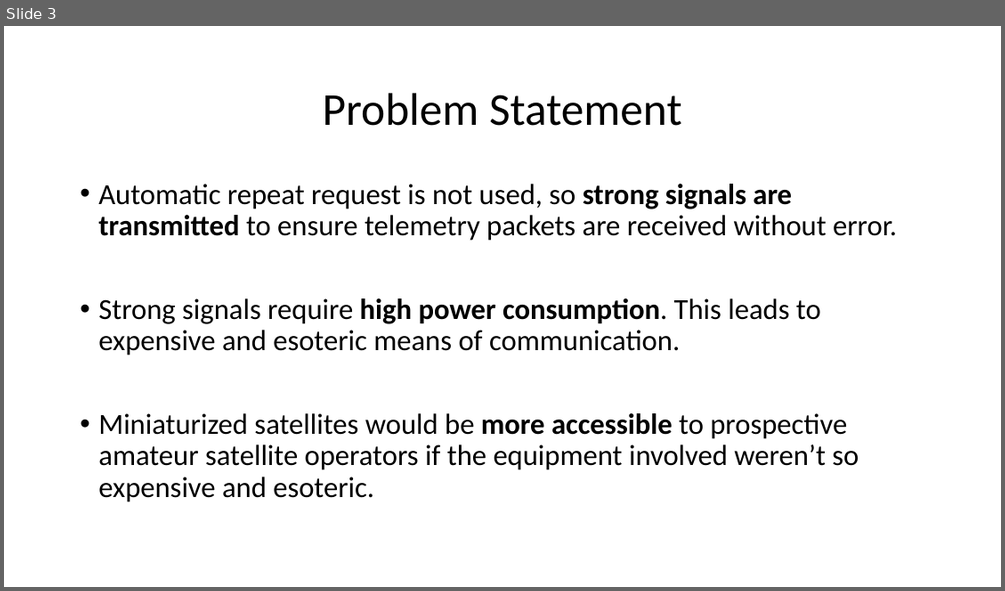
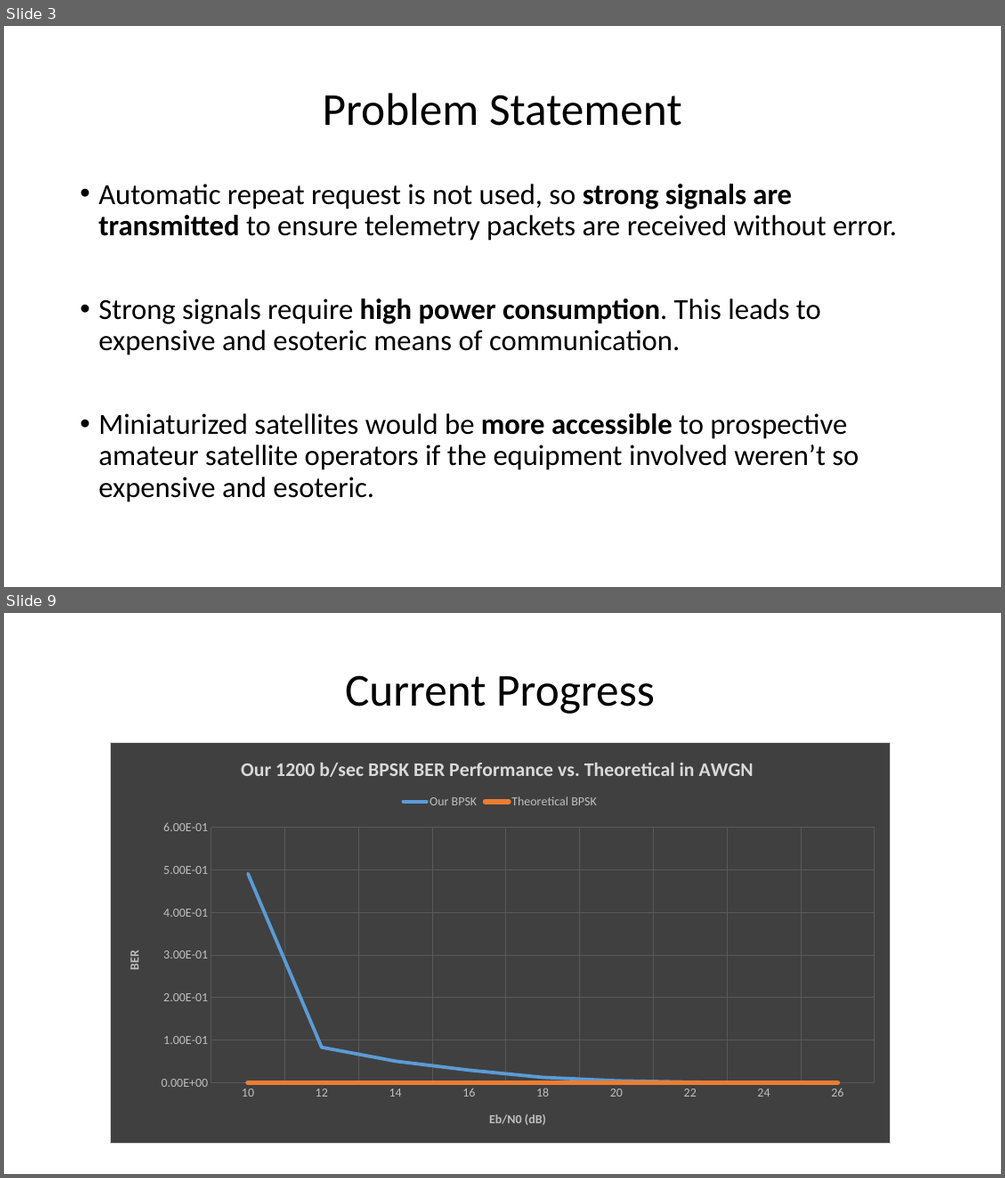
Before and after one commit to RadioInnovators/SD, a slide deck: Presentations/SD1/SD1_presentation.pptx. Shown one above the other, each under a label of ours: slide 3 before the commit, slides 3 and 9 after it; the slides between them are not shown. The pictures are 1005x591 and 1005x1178 pixels, drawn with LibreOffice and Linux fonts; fonts in the diff are those of the drawing. Boxes give left, top, right and bottom in pixels: in the first picture for what was removed or moved away, otherwise in the second. Text is boxed around its words. In the diff, an @@ line names an element or a change of style, - is before the commit and + after.

```diff
--- a/Presentations/SD1/SD1_presentation.pptx
+++ b/Presentations/SD1/SD1_presentation.pptx
@@ slide 9 added at bbox=[4, 613, 1001, 1174], background #FFFFFF @@
@@ text added at bbox=[345, 675, 655, 714], 44 pt, text #000000 @@
+Current Progress
@@ line chart added at bbox=[109, 742, 890, 1143] @@
+title "Our 1200 b/sec BPSK BER Performance vs. Theoretical in AWGN  "
+categories: 10, 12, 14, 16, 18, 20, 22, 24, 26
+Our BPSK: 0.49, 0.08, 0.05, 0.03, 0.01, 0, 0, 0, 0
+Theoretical BPSK: 0, 0, 0, 0, 0, 0, 0, 0, 0
```
Also in this commit, not shown: 4 slides changed, 8 other slides added, 1 slide removed, 2 other files.
